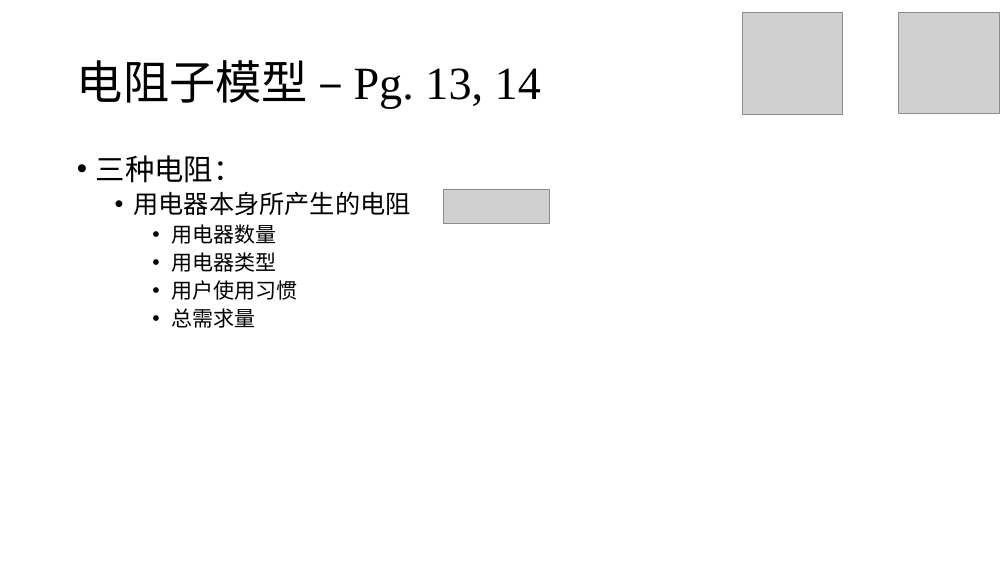
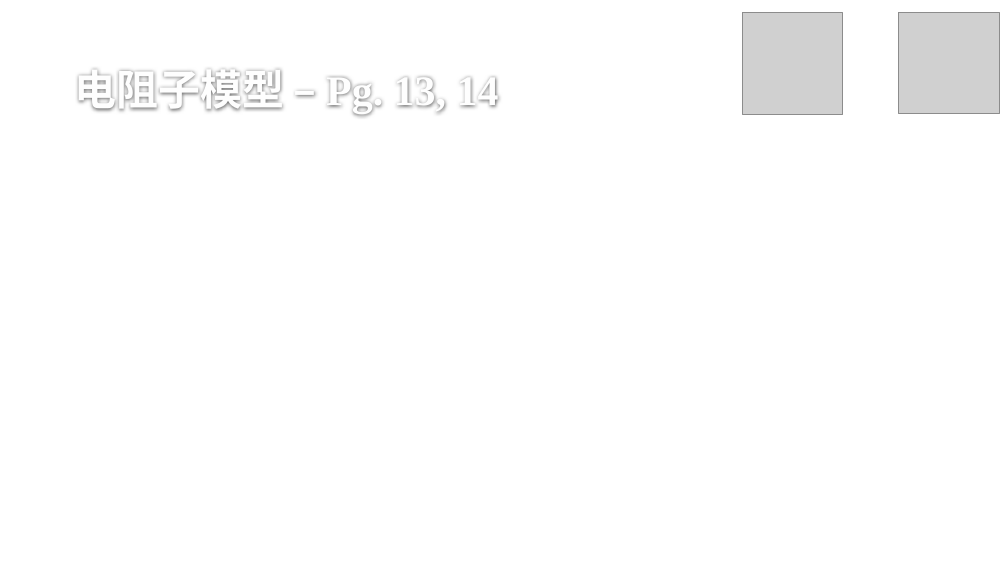
Before and after one commit to stOOrz-Science-Mind/2019_HiMCM_A_10005, a slide deck: slide 26 of 10005.pptx. Drawn at 1008x567 pixels with LibreOffice and Linux fonts; fonts in the diff are those of the drawing; grey boxes stand for pictures; background and template pictures are left out. Boxes give left, top, right and bottom in pixels: in the first picture for what was removed or moved away, otherwise in the second. Text is boxed around its words. In the diff, an @@ line names an element or a change of style, - is before the commit and + after.

```diff
--- a/10005.pptx
+++ b/10005.pptx
@@ title "电阻子模型 – Pg. 13, 14" moved from (x1=77, y1=60, x2=541, y2=109) to (x1=75, y1=70, x2=499, y2=113) @@
@@ title "电阻子模型 – Pg. 13, 14" at (x1=75, y1=70, x2=499, y2=113): size 44 to 40 pt, text colour #000000 to #FEFEFE, bold on; line spacing 0.9 to 1; vertical alignment middle to bottom @@
@@ text removed at (x1=96, y1=155, x2=411, y2=328) @@
-• 三种电阻：
-  • 用电器本身所产生的电阻
-    • 用电器数量
-    • 用电器类型
-    • 用户使用习惯
-    • 总需求量
@@ picture removed at (x1=444, y1=189, x2=550, y2=224) @@
```
Also in this commit, not shown: 43 other slides changed, 1 slide added.
